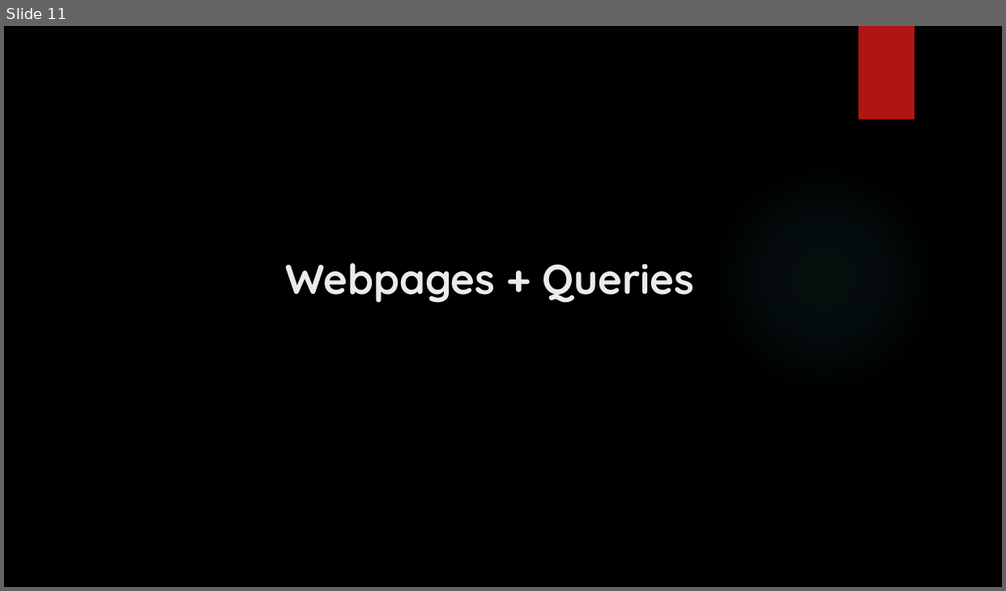
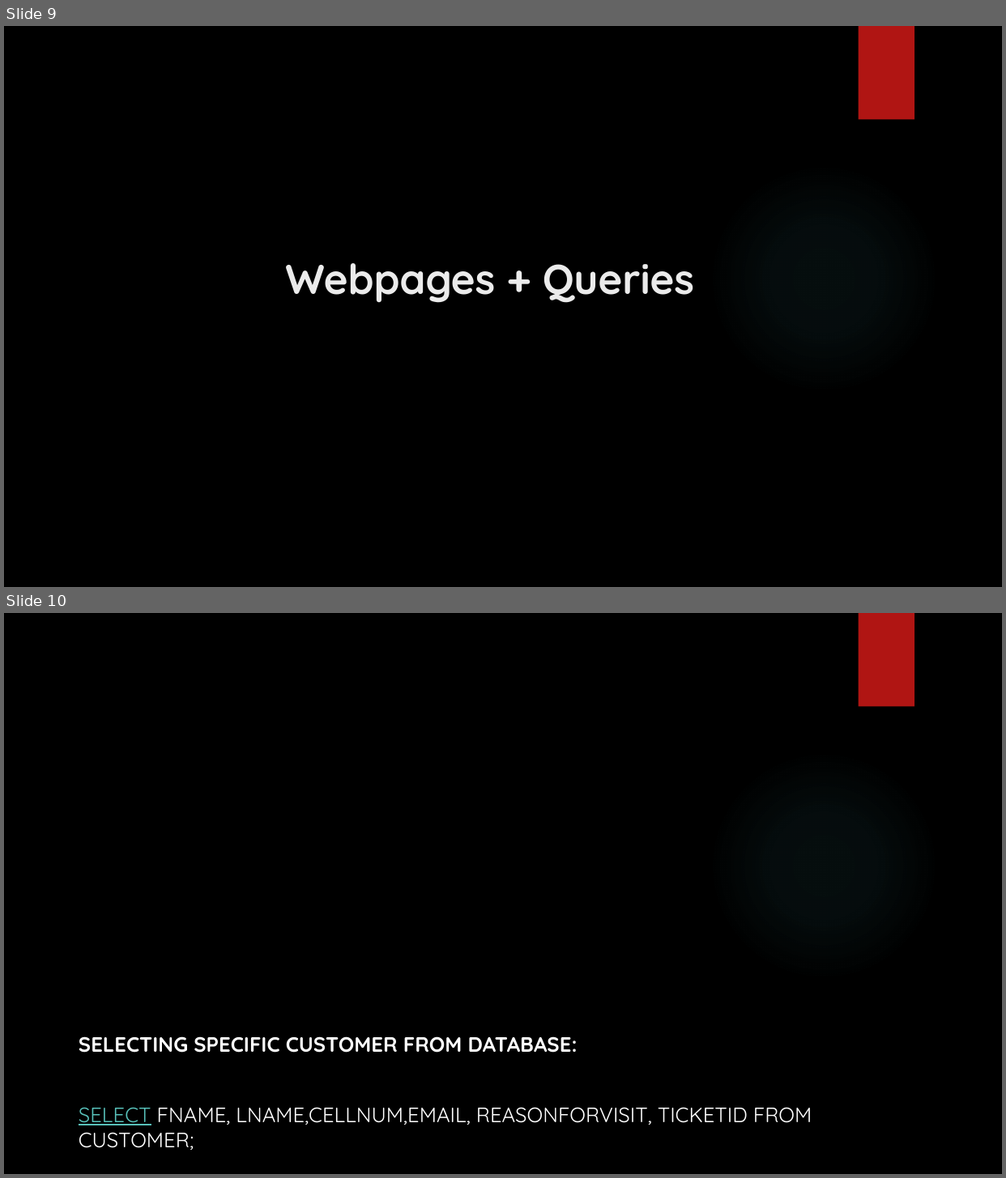
Before and after one commit to Khechoyan-Yuri/db-mgmt, a slide deck: DB_Mgmt_Final_PPT.pptx. Shown one above the other, each under a label of ours: slide 11 before the commit, slides 9 and 10 after it. The pictures are 1006x591 and 1006x1178 pixels, drawn with LibreOffice and Linux fonts; fonts in the diff are those of the drawing; background and template pictures are left out. Boxes give left, top, right and bottom in pixels: in the first picture for what was removed or moved away, otherwise in the second. Text is boxed around its words. In the diff, an @@ line names an element or a change of style, - is before the commit and + after.

```diff
--- a/DB_Mgmt_Final_PPT.pptx
+++ b/DB_Mgmt_Final_PPT.pptx
@@ slide 10 added at (x1=4, y1=613, x2=1002, y2=1174), background picture (left out); not listed: 2 template elements that a slide beside it also shows @@
@@ text added at (x1=79, y1=1037, x2=812, y2=1150), 20 pt, text #FFFFFF @@
+SELECTING SPECIFIC CUSTOMER FROM DATABASE:
+SELECT FNAME, LNAME,CELLNUM,EMAIL, REASONFORVISIT, TICKETID FROM CUSTOMER;
@@ what was slide 11 is now slide 9 @@
```
Also in this commit, not shown: 2 slides changed, 2 other slides added.
